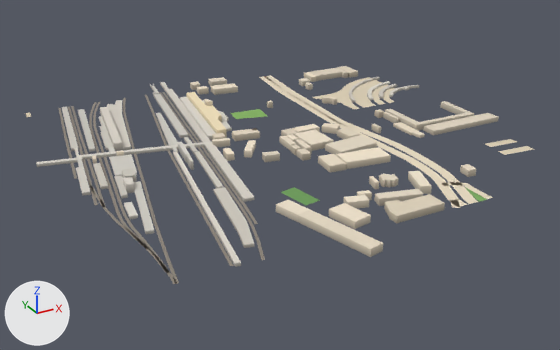
The glTF model public/assets/bengaluru-region-v1/tiles/t-5_-1-l1.glb as it was, and as the next commit left it.
Rendered twice from a 50 mm camera at (-2677.0, -1028.0, 343.0) aimed at (-2258.0, -265.0, -38.0). The axes (+X, +Y, +Z) are drawn at lower left. The lights are the same throughout. The older version comes first. Vertices at exactly the same position are counted once.

The scene before the commit, as lines of its bpy script (objects in view):
```python
me_building = bpy.data.meshes.new('building')
me_building.from_pydata(...)  # 1195 vertices, 1660 faces; spans x -29.0..536.0, y -39.0..543.0, z 0.0..18.0
me_building.materials.append(mat_building)
me_ground = bpy.data.meshes.new('ground')
me_ground.from_pydata(...)  # 582 vertices, 523 faces; spans x -3.0..500.0, y -2.0..501.0, z 1.0
me_ground.materials.append(mat_ground)
# before: 42 (17.0, 10.0, 1.0) at pixel (174, 277), 43 (13.0, 10.0, 1.0) at pixel (170, 278), 44 (15.0, 0.0, 1.0) at pixel (177, 283), 45 (12.0, 0.0, 1.0) at pixel (173, 284), 406 (98.0, 1.0, 1.0) at pixel (264, 258)
# before: 407 (95.0, 3.0, 1.0) at pixel (261, 259), 408 (97.0, -1.0, 1.0) at pixel (264, 260), 409 (94.0, 1.0, 1.0) at pixel (261, 260), 492 (14.0, 0.0, 1.0) at pixel (175, 283), 493 (17.0, 0.0, 1.0) at pixel (179, 283)
# before: 494 (21.0, 39.0, 1.0) at pixel (166, 261), 495 (24.0, 38.0, 1.0) at pixel (170, 260)
ob_building = bpy.data.objects.new('building', me_building)
ob_building.location = (-2500.0, -500.0, 0.0)
ob_ground = bpy.data.objects.new('ground', me_ground)
ob_ground.location = (-2500.0, -500.0, 0.0)
```
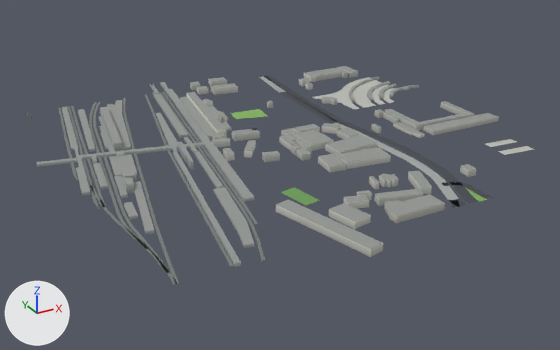
Pixel boxes (x1, y1, x2, y2) of what changed, in the pictures (560 x 350 px; the box of a moved part takes in the faces that stretch with it):
part 1 of me_building, recoloured (light grey to grey): (36, 66, 499, 267) in both
part 2 of me_ground, moved or reshaped: (26, 92, 493, 208) in both
part 3 of me_ground, moved or reshaped: (167, 259, 265, 284) in both
part 4 of me_ground, moved or reshaped: (259, 75, 389, 93) in both
part 5 of me_ground, recoloured: (58, 75, 533, 279) in both

What the commit changed:
me_building is used by ob_building; location (-2500.0, -500.0, 0.0).
me_building had 1195 vertices, 1660 faces and spanned x -29.0..536.0, y -39.0..543.0, z 0.0..18.0.
me_building now has 1195 vertices, 2054 faces and spans x -29.0..536.0, y -39.0..543.0, z 0.0..18.0.
me_building part 1: 1660 kept faces spanning x -29.0..536.0, y -39.0..543.0, z 0.0..18.0 get new vertex colours; the middle colour goes from light grey #c3bbb0 to grey #a1a7a6.
Edits to the shape of me_building do not show in these pictures.
me_ground is used by ob_ground; location (-2500.0, -500.0, 0.0).
Verts and faces of me_ground; kept vertices keep their numbers, new ones are numbered from 582.
me_ground had 582 vertices, 523 faces and spanned x -3.0..500.0, y -2.0..501.0, z 1.0.
me_ground now has 591 vertices, 532 faces and spans x 0.0..500.0, y 0.0..500.0, z 1.0.
Part 2, on me_ground:
12 vertices are removed from x -1.0..356.0, y -2.0..501.0, z 1.0.
27 faces are deleted.
3 vertices in x 43.0..177.0, y 410.0..427.0, z 1.0 move by (0.0, 2.0, 0.0).
32 vertices move from x -3.0..364.0, y 3.0..499.0, z 1.0 to x 0.0..364.0, y 2.0..500.0, z 1.0.
19 vertices are added at x 0.0..356.0, y 0.0..500.0, z 1.0.
34 new faces join them.
Part 3, on me_ground:
Vertices deleted: 408 (with the faces that use them).
Faces deleted: (42, 43, 45), (42, 45, 44), (492, 493, 495), (492, 495, 494).
Vertex 409 moves to (98.0, 0.0, 1.0), pixel (264, 259).
New vertex 599 is at (94.0, 0.0, 1.0), pixel (261, 260).
New vertex 602 is at (18.0, 3.0, 1.0), pixel (178, 281).
New vertex 603 is at (15.0, 3.0, 1.0), pixel (174, 282).
New faces: (42, 43, 44), (43, 45, 44), (407, 599, 409), (492, 493, 602), (492, 602, 603), (495, 603, 602).
New faces: (494, 603, 495).
Part 4, on me_ground:
4 vertices are removed from x 347.0..363.0, y 465.0..501.0, z 1.0.
27 faces are deleted.
6 vertices move from x 354.0..393.0, y 350.0..470.0, z 1.0 to x 354.0..393.0, y 350.0..474.0, z 1.0.
4 vertices are added at (359.0, 469.0, 1.0), (347.0, 470.0, 1.0), (351.0, 500.0, 1.0), (363.0, 500.0, 1.0).
27 new faces join them.
me_ground part 5: 457 kept faces spanning x 0.0..500.0, y 0.0..500.0, z 1.0 get new vertex colours.
